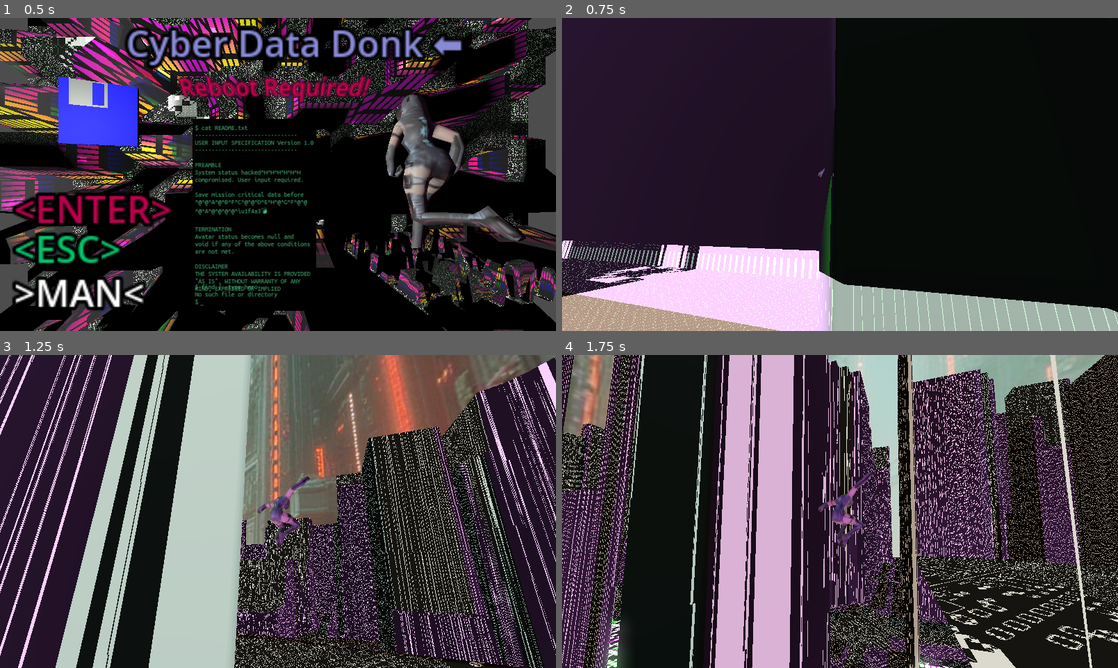
Above: before the commit, frames 1-4 (two rows, left to right).
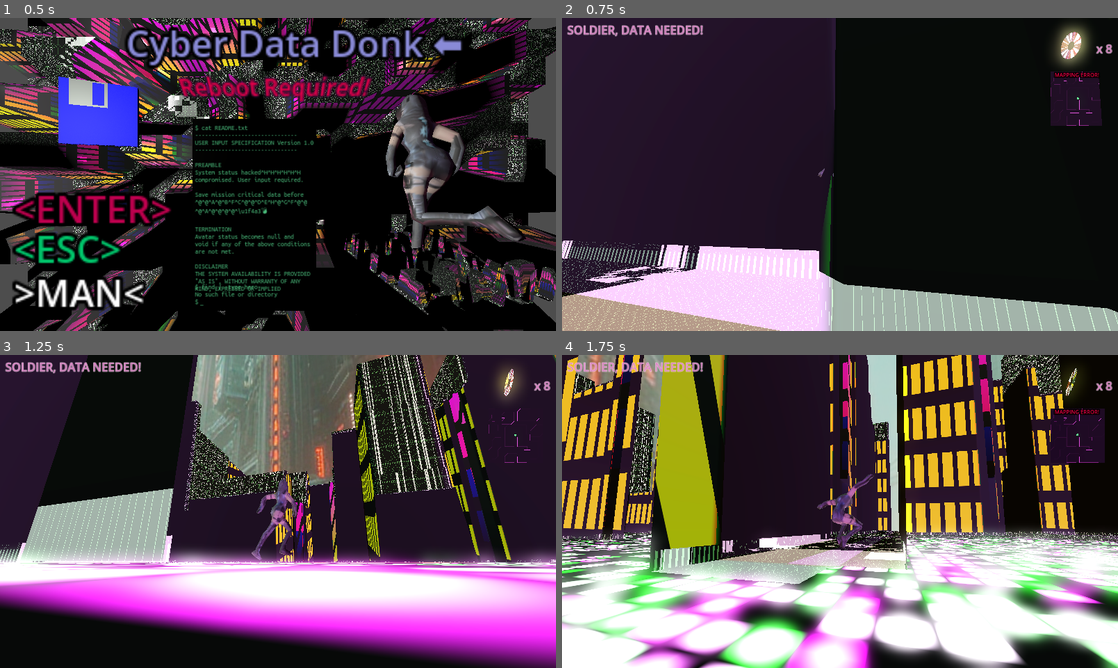
Above: after the commit, the same moments.

Repository: loose-bit-labs/cyberpunk-girl-character-gen-demo
Game: Godot game, scene res://sup.tscn
Same seed, same stepped clock (60 frames per second), same inputs: the game is played once before the commit and once after it. Sound files missing from this copy of the repository are replaced by a short silence.
Inputs (mouse positions are in pixels of both pictures, inside the frame that each line leads up to):
- Up to frame 1 (0.5 s): no input
- Up to frame 2 (0.75 s): tap Enter (ui_accept) at 0.5 s; move the mouse to (962, 158) at 0.52 s; hold Right (move_right) from 0.53 s (still down); hold Enter (ui_accept) from 0.53 s (still down); click (962, 158) at 0.67 s
- Up to frame 3 (1.25 s): keep holding Right (move_right); keep holding Enter (ui_accept); tap Space (move_jump) at 0.77 s
- Up to frame 4 (1.75 s): move the mouse to (812, 511) at 1.27 s; release Right (move_right) at 1.28 s; release Enter (ui_accept) at 1.28 s; hold W (move_forward) from 1.28 s (still down); tap Enter (ui_accept) at 1.35 s; tap Space (move_jump) at 1.52 s

Frame 1 is identical in both runs. In frame 2, 2.8% of the frame differs, in the area x 0-99%, y 1-35%; in frame 3, 67%; in frame 4, 74%, in the area x 0-100%, y 0-100%.

Commit message:
more tweaks

Diff:
--- a/godot/floor.gdshader
+++ b/godot/floor.gdshader
@@ -2,8 +2,11 @@
 
 uniform vec3 SEED = vec3(22., 33., 44.);
 uniform vec2 OFFSET = vec2(.0);
+uniform vec3 PLAYER = vec3(.0);
+uniform float PLAYER_SCALE = .01;
 uniform bool NEXT = false;
 uniform float SCALE = 1.;
+uniform bool MAP = false;
 
 varying float IS_BUILDING;
 varying vec3 norman;
@@ -146,26 +149,41 @@
 	return color;
 }
 
+vec2 map_player() {
+	return (PLAYER.xz * PLAYER_SCALE + .5);
+}
+
+vec3 fragment_map(in vec2 uv, in vec3 p, in vec3 n) {
+	float l = 1.-smoothstep(IS_BUILDING,.01, .03);
+	vec3 ground = vec3(.0);
+	vec3 wall = vec3(.8,.4,.7);
+
+	vec3 u = vec3(.3, 8.8, .4); // ???
+	vec2 player = map_player();
+	vec2 c = uv - player;
+	float r = step(dot(c,c), .0001);
+
+	return mix(mix(ground, wall, l), u, r);///(d,.0, .001));
+}
+
 vec3 fragment_next(in vec2 uv, in vec3 p, in vec3 n) {
 	return vec3(1.) *  jarblish(uv * 2. + TIME * .01);
-	// float d =
-	vec4 hex = hexTile(uv * 222.);
-	vec2 id = hex.zw * 134.34 + TIME * .005;
-
-	vec2 quirk = abs(hash(id));
-	float on = step(.6, quirk.x); // step(.3, fract(hex.z* 134.34 + TIME * .3));
-	return vec3(.8,.3,.4)  * hex.y * 3. * on;
-	return p;
-}
-
+}
 vec2 nowUVme(vec2 uv) {
-	return uv.xy + OFFSET;// - .2;
+	float m = MAP ? .5 : 1.;
+	vec2 player = MAP ? map_player() : vec2(.0);
+	vec2 o = OFFSET + player;
+	return(uv.xy+o) * m;
+	return uv.xy * m + o;
 }
 
 void fragment() {
 	vec2 uv = nowUVme(UV);
 	vec3 p = VERTEX;
-	ALBEDO.rgb = NEXT ? fragment_next(uv, p, NORMAL) : fragment_playing(uv, p, NORMAL);
+	ALBEDO.rgb = (
+		MAP 	? fragment_map(uv, p, NORMAL)
+		: (NEXT ? fragment_next(uv, p, NORMAL) : fragment_playing(uv, p, NORMAL))
+	);
 }
 
 void vertex() {
@@ -173,10 +191,11 @@
 	float building = goMin(uv);
 	IS_BUILDING = building;
 
-	vec2 quirk = abs(hash(floor(uv * GRID * .77)));
-	float m = floor(quirk.x * BUILDING_STEPS) / BUILDING_STEPS;
-
-	VERTEX.y = building * mix(BUILDING_LO, BUILDING_HI, m) * 1.03 * SCALE;
-	NORMAL = normalize(map_normal(uv));
+	if (!MAP) {
+		vec2 quirk = abs(hash(floor(uv * GRID * .77)));
+		float m = floor(quirk.x * BUILDING_STEPS) / BUILDING_STEPS;
+		VERTEX.y = building * mix(BUILDING_LO, BUILDING_HI, m) * 1.03 * SCALE;
+		NORMAL = normalize(map_normal(uv));
+	}
 	norman = NORMAL;
 }
--- a/godot/player.gd
+++ b/godot/player.gd
@@ -23,6 +23,8 @@
 @onready var pivot: Node3D = $Pivot
 @onready var animationPlayer : AnimationPlayer =  $"Pivot/toon/AnimationPlayer"
 @onready var toon = $"Pivot/toon"
+
+@onready var map = $Camera/Map
 
 func _ready() -> void:
 	UtilMe.grab_mouse()
@@ -61,6 +63,7 @@
 	animationPlayer.play(_pick_animation(input_dir, jumping))
 	_update_camera(delta)
 	move_and_slide()
+	map.get_active_material(0).set_shader_parameter("PLAYER", global_position)
 
 func _move(input_dir, direction):
 	var increment = SPEED
--- a/godot/project.godot
+++ b/godot/project.godot
@@ -28,6 +28,12 @@
 
 [input]
 
+ui_accept={
+"deadzone": 0.5,
+"events": [Object(InputEventKey,"resource_local_to_scene":false,"resource_name":"","device":0,"window_id":0,"alt_pressed":false,"shift_pressed":false,"ctrl_pressed":false,"meta_pressed":false,"pressed":false,"keycode":4194309,"physical_keycode":0,"key_label":0,"unicode":0,"location":0,"echo":false,"script":null)
+, Object(InputEventKey,"resource_local_to_scene":false,"resource_name":"","device":0,"window_id":0,"alt_pressed":false,"shift_pressed":false,"ctrl_pressed":false,"meta_pressed":false,"pressed":false,"keycode":4194310,"physical_keycode":0,"key_label":0,"unicode":0,"location":0,"echo":false,"script":null)
+]
+}
 move_left={
 "deadzone": 0.5,
 "events": [Object(InputEventKey,"resource_local_to_scene":false,"resource_name":"","device":-1,"window_id":0,"alt_press …(191 unchanged characters)…
@@ -82,3 +88,7 @@
 "events": [Object(InputEventKey,"resource_local_to_scene":false,"resource_name":"","device":-1,"window_id":0,"alt_press …(191 unchanged characters)…
 ]
 }
+
+[rendering]
+
+textures/vram_compression/import_etc2_astc=true
--- a/godot/root.gd
+++ b/godot/root.gd
@@ -8,8 +8,9 @@
 var flopster_scene = preload("res://flopster.tscn")
 
 @onready var audio = $Player/Audio
-@onready var modem = $Player/Camera/Modem
+@onready var modem = $Player/Camera/M2
 @onready var ground = $Floor
+@onready var map = $Player/Camera/Map
 @onready var floppin = $Floppin
 @onready var player = $Player
 @onready var animationPlayer = $AnimationPlayer
@@ -25,9 +26,10 @@
 
 # harro whirld!
 func _ready() -> void:
+	_modemHackem()
 	new_game()
 	_floppyHacky()
-	_modemHackem()
+	#map.get_active_material(0).set_shader_parameter("OFFSET", OFFSET)
 
 # make the what ur collecting guy not be interactable
 func _floppyHacky() -> void:
@@ -39,7 +41,9 @@
 
 # really dunno why this should be needed keeps loosing the stream... :-/
 func _modemHackem():
-	modem.set_stream(UtilMe.load_mp3("res://shorter-the-sound-of-dial-up-internet-6240.mp3"))
+	pass
+	# this just doesn't work :-/
+	#modem.set_stream(UtilMe.load_mp3("res://shorter-the-sound-of-dial-up-internet-6240.mp3"))
 
 # let's get it goin' on, ya'll!
 func new_game() -> void:
@@ -47,7 +51,6 @@
 	goal = 8
 	collected = 0
 	wanna.text = 'x %d' % goal
-	#animationPlayer.play("start_game")
 	animationPlayer.play("next_level")
 
 # snap the player and goodies back to the origin and update the shader offset
@@ -56,6 +59,7 @@
 	OFFSET = OFFSET + update
 	print("SNAP! ", update, '->', OFFSET)
 	ground.get_active_material(0).set_shader_parameter("OFFSET", OFFSET)
+	map.get_active_material(0).set_shader_parameter("OFFSET", OFFSET)
 	_sway_with_me(update)
 	player.position.x = 0
 	player.position.z = 0
@@ -71,11 +75,13 @@
 	if event.is_action_pressed("ui_mute"):
 		UtilMe.toggle_mute()
 	if not event.alt_pressed and event.is_action_pressed("ui_accept"):
-		modem.play()
+		animationPlayer.play("play_modem")
 
 # change the world seed
 func _seedling() -> void:
-	ground.get_active_material(0).set_shader_parameter("SEED", _rand3(434))
+	var seedling = _rand3(434)
+	ground.get_active_material(0).set_shader_parameter("SEED", seedling)
+	map.get_active_material(0).set_shader_parameter("SEED", seedling)
 
 # switch shader to playing mode
 func _shader_playing() -> void:
@@ -155,12 +161,12 @@
 
 # start a new level
 func _next_level(text:String, new_goal:int) -> void:
-	#ground.visible = false
 	label.text = text
 	wanna.text = 'x %d' % goal
 	goal = new_goal
 
 	collected = 0
+	_seedling()
 	animationPlayer.play("next_level")
 
 # junk now...
@@ -177,5 +183,5 @@
 func _on_audio_finished() -> void:
 	audio.play();
 
-func _on_modem_finished() -> void:
+func _on_animation_player_animation_finished(anim_name: StringName) -> void:
 	_seedling()
--- a/godot/root.tscn
+++ b/godot/root.tscn
@@ -12,6 +12,7 @@
 [ext_resource type="Shader" path="res://green-bar.gdshader" id="9_ob4ei"]
 [ext_resource type="PackedScene" uid="uid://cokrj6e5xo4el" path="res://flopster.tscn" id="9_x8brx"]
 [ext_resource type="FontFile" uid="uid://bolld7mc112wv" path="res://UbuntuMono-Regular.ttf" id="10_mwj4g"]
+[ext_resource type="AudioStream" uid="uid://c5sbdkb4kgnk4" path="res://shorter-the-sound-of-dial-up-internet-6240.mp3" id="11_vdqkb"]
 
 [sub_resource type="PanoramaSkyMaterial" id="PanoramaSkyMaterial_rqdow"]
 panorama = ExtResource("2_wtw7c")
@@ -42,8 +43,11 @@
 shader = ExtResource("1_o5e0h")
 shader_parameter/SEED = Vector3(22, 33, 44)
 shader_parameter/OFFSET = Vector2(0, 0)
+shader_parameter/PLAYER = Vector3(0, 0, 0)
+shader_parameter/PLAYER_SCALE = 0.01
 shader_parameter/NEXT = false
 shader_parameter/SCALE = 1.0
+shader_parameter/MAP = false
 
 [sub_resource type="BoxShape3D" id="BoxShape3D_l77kq"]
 size = Vector3(222.009, 0.01, 222.032)
@@ -78,6 +82,61 @@
 material = SubResource("StandardMaterial3D_7xcl8")
 size = Vector2(3, 2)
 center_offset = Vector3(0, 0.075, 0)
+
+[sub_resource type="ShaderMaterial" id="ShaderMaterial_0vy0k"]
+render_priority = 0
+shader = ExtResource("1_o5e0h")
+shader_parameter/SEED = Vector3(22, 33, 44)
+shader_parameter/OFFSET = Vector2(0, 0)
+shader_parameter/PLAYER = Vector3(0, 0, 0)
+shader_parameter/PLAYER_SCALE = 0.004
+shader_parameter/NEXT = false
+shader_parameter/SCALE = 0.0
+shader_parameter/MAP = true
+
+[sub_resource type="PlaneMesh" id="PlaneMesh_m7ide"]
+material = SubResource("ShaderMaterial_0vy0k")
+size = Vector2(0.33, 0.33)
+subdivide_width = 16
+subdivide_depth = 16
+
+[sub_resource type="Animation" id="Animation_07nqm"]
+length = 0.001
+tracks/0/type = "value"
+tracks/0/imported = false
+tracks/0/enabled = true
+tracks/0/path = NodePath("Camera/Map/Label3D:visible")
+tracks/0/interp = 1
+tracks/0/loop_wrap = true
+tracks/0/keys = {
+"times": PackedFloat32Array(0),
+"transitions": PackedFloat32Array(1),
+"update": 1,
+"values": [true]
+}
+
+[sub_resource type="Animation" id="Animation_sadxq"]
+resource_name = "map_fail_blihnk"
+length = 1.2
+loop_mode = 1
+tracks/0/type = "value"
+tracks/0/imported = false
+tracks/0/enabled = true
+tracks/0/path = NodePath("Camera/Map/Label3D:visible")
+tracks/0/interp = 1
+tracks/0/loop_wrap = true
+tracks/0/keys = {
+"times": PackedFloat32Array(0, 0.633333, 0.7),
+"transitions": PackedFloat32Array(1, 1, 1),
+"update": 1,
+"values": [true, true, false]
+}
+
+[sub_resource type="AnimationLibrary" id="AnimationLibrary_ms2yi"]
+_data = {
+"RESET": SubResource("Animation_07nqm"),
+"map_fail_blihnk": SubResource("Animation_sadxq")
+}
 
 [sub_resource type="StandardMaterial3D" id="StandardMaterial3D_ygrdt"]
 albedo_texture = ExtResource("5_ukvl5")
@@ -128,6 +187,9 @@
 "update": 1,
 "values": [true]
 }
+
+[sub_resource type="Animation" id="Animation_l7bm2"]
+resource_name = "mapping_error"
 
 [sub_resource type="Animation" id="Animation_hgayi"]
 resource_name = "new_animation"
@@ -208,16 +270,16 @@
 tracks/5/type = "audio"
 tracks/5/imported = false
 tracks/5/enabled = true
-tracks/5/path = NodePath("Player/Camera/Modem")
+tracks/5/path = NodePath("Player/Camera/M2")
 tracks/5/interp = 1
 tracks/5/loop_wrap = true
 tracks/5/keys = {
 "clips": [{
 "end_offset": 0.0,
 "start_offset": 0.0,
-"stream": null
+"stream": ExtResource("11_vdqkb")
 }],
-"times": PackedFloat32Array(0)
+"times": PackedFloat32Array(0.0333333)
 }
 tracks/5/use_blend = true
 
@@ -264,11 +326,47 @@
 "method": &"_shader_playing"
 }]
 }
+tracks/2/type = "audio"
+tracks/2/imported = false
+tracks/2/enabled = true
+tracks/2/path = NodePath("Player/Camera/M2")
+tracks/2/interp = 1
+tracks/2/loop_wrap = true
+tracks/2/keys = {
+"clips": [{
+"end_offset": 0.0,
+"start_offset": 0.0,
+"stream": ExtResource("11_vdqkb")
+}],
+"times": PackedFloat32Array(-0.0333333)
+}
+tracks/2/use_blend = true
+
+[sub_resource type="Animation" id="Animation_cgg3e"]
+resource_name = "play_modem"
+length = 4.0
+tracks/0/type = "audio"
+tracks/0/imported = false
+tracks/0/enabled = true
+tracks/0/path = NodePath("Player/Camera/M2")
+tracks/0/interp = 1
+tracks/0/loop_wrap = true
+tracks/0/keys = {
+"clips": [{
+"end_offset": 0.0,
+"start_offset": 0.0,
+"stream": ExtResource("11_vdqkb")
+}],
+"times": PackedFloat32Array(0)
+}
+tracks/0/use_blend = true
 
 [sub_resource type="AnimationLibrary" id="AnimationLibrary_i1qv6"]
 _data = {
 "RESET": SubResource("Animation_r3dqn"),
+"mapping_error": SubResource("Animation_l7bm2"),
 "next_level": SubResource("Animation_hgayi"),
+"play_modem": SubResource("Animation_cgg3e"),
 "start_game": SubResource("Animation_tyn6g")
 }
 
@@ -319,7 +417,7 @@
 light_energy = 2.0
 
 [node name="Flopster" parent="Player/Camera/DirectionalLight3D" instance=ExtResource("9_x8brx")]
-transform = Transform3D(-1, 1.87275e-08, 1.46885e-07, -1.58226e-08, 0.972776, -0.231748, -1.47226e-07, -0.231748, -0.972776, 1.44595, 0.283623, -0.627132)
+transform = Transform3D(-1, 1.87277e-08, 1.46885e-07, -1.58224e-08, 0.972776, -0.231748, -1.47226e-07, -0.231748, -0.972776, 1.44595, 0.283623, -0.627132)
 
 [node name="Pause" type="Node3D" parent="Player/Camera"]
 process_mode = 3
@@ -376,9 +474,24 @@
 horizontal_alignment = 0
 vertical_alignment = 0
 
-[node name="Modem" type="AudioStreamPlayer3D" parent="Player/Camera"]
+[node name="Map" type="MeshInstance3D" parent="Player/Camera"]
+transform = Transform3D(1, 0, 4.61853e-14, 0, -2.98023e-08, -1, 0, 1, -2.98023e-08, 1.45082, 0.46299, -1.19947)
+mesh = SubResource("PlaneMesh_m7ide")
+
+[node name="Label3D" type="Label3D" parent="Player/Camera/Map"]
+transform = Transform3D(1, -1.95399e-14, 0, 0, -2.98023e-08, 1, 0, -1, -2.98023e-08, -0.0165739, 0.00955898, -0.138462)
+pixel_size = 0.002
+modulate = Color(0.773094, 0, 0.249235, 1)
+text = "MAPPING ERROR!"
+font_size = 16
+
+[node name="M2" type="AudioStreamPlayer" parent="Player/Camera"]
 
 [node name="AnimationPlayer" type="AnimationPlayer" parent="Player"]
+libraries = {
+"": SubResource("AnimationLibrary_ms2yi")
+}
+autoplay = "map_fail_blihnk"
 
 [node name="Audio" type="AudioStreamPlayer3D" parent="Player"]
 transform = Transform3D(1, 0, 0, 0, 1, 0, 0, 0, 1, 0, -1.27855, 0)
@@ -444,5 +557,6 @@
 "": SubResource("AnimationLibrary_i1qv6")
 }
 
-[connection signal="finished" from="Player/Camera/Modem" to="." method="_on_modem_finished"]
+[connection signal="finished" from="Player/Camera/M2" to="." method="_on_m_2_finished"]
 [connection signal="finished" from="Player/Audio" to="." method="_on_audio_finished"]
+[connection signal="animation_finished" from="AnimationPlayer" to="." method="_on_animation_player_animation_finished"]
--- a/godot/sup.tscn
+++ b/godot/sup.tscn
@@ -13,8 +13,11 @@
 shader = ExtResource("1_whdvc")
 shader_parameter/SEED = Vector3(22, 33, 44)
 shader_parameter/OFFSET = Vector2(0, 0)
+shader_parameter/PLAYER = Vector3(0, 0, 0)
+shader_parameter/PLAYER_SCALE = 0.01
 shader_parameter/NEXT = false
 shader_parameter/SCALE = 0.01
+shader_parameter/MAP = false
 
 [sub_resource type="PlaneMesh" id="PlaneMesh_we1lb"]
 material = SubResource("ShaderMaterial_a2qnu")
@@ -27,8 +30,11 @@
 shader = ExtResource("1_whdvc")
 shader_parameter/SEED = Vector3(22, 33, 44)
 shader_parameter/OFFSET = Vector2(0, 0)
+shader_parameter/PLAYER = Vector3(0, 0, 0)
+shader_parameter/PLAYER_SCALE = 0.01
 shader_parameter/NEXT = false
 shader_parameter/SCALE = 0.002
+shader_parameter/MAP = false
 
 [sub_resource type="PlaneMesh" id="PlaneMesh_axecj"]
 material = SubResource("ShaderMaterial_1k1au")
--- a/godot/util_me.gd
+++ b/godot/util_me.gd
@@ -2,7 +2,7 @@
 
 #################################################################################################
 
-const CONFIGURATION_RESOURCE = "user://cyber-city-run.cfg"
+const CONFIGURATION_RESOURCE = "user://cyber-data-donk.cfg"
 const MAIN_AUDIO_BUS = "Master"
 const GLOBAL = "global"
 const MUTE = "mute"
Not shown, changed: godot/assassin-v2_immanual-texture.png.import
Not shown, changed: godot/assassin-v2_immanual-texture_n.png.import
Not shown, changed: godot/export_presets.cfg
Not shown, changed: godot/hdri-ComfyUI_00090_.png.import
Not shown, changed: godot/hdri-comfyUI_00003_.png.import
Not shown, changed: godot/hdri-sd-00016-1492266195.png.import
Not shown, changed: godot/lbl-nuts-and-bolts.png.import
Not shown: 1 places in godot/root.tscn that only renumber resources
Not shown, changed: godot/shorter-the-sound-of-dial-up-internet-6240.mp3.import
